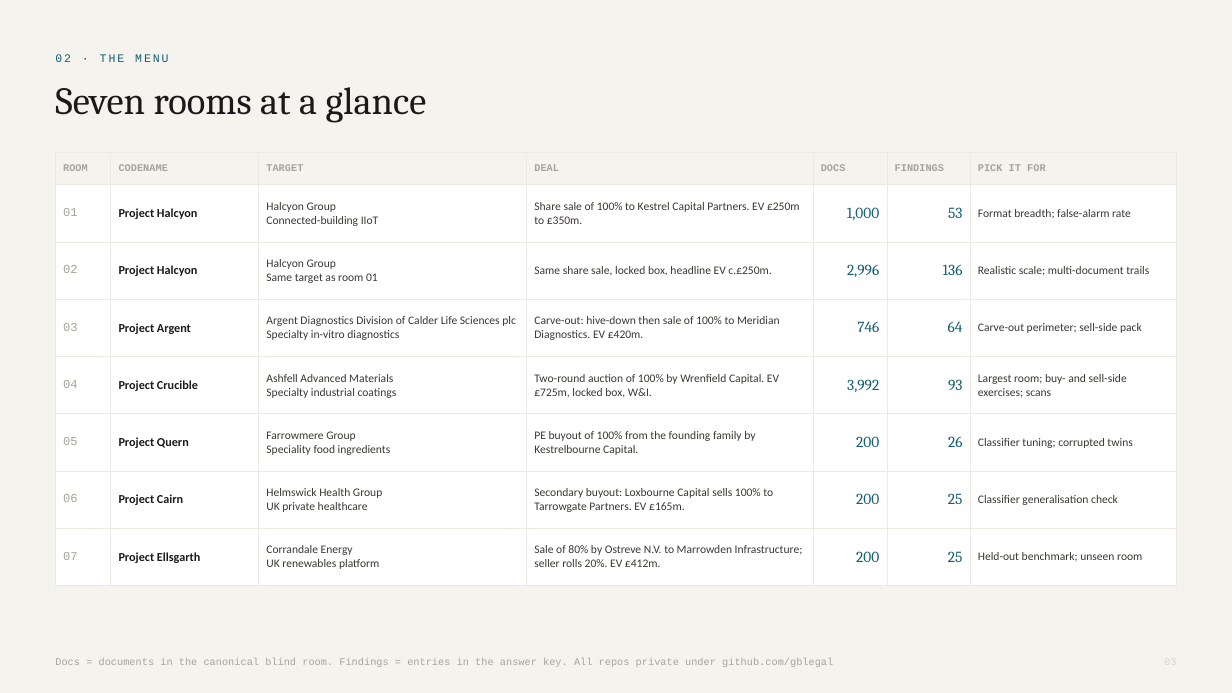
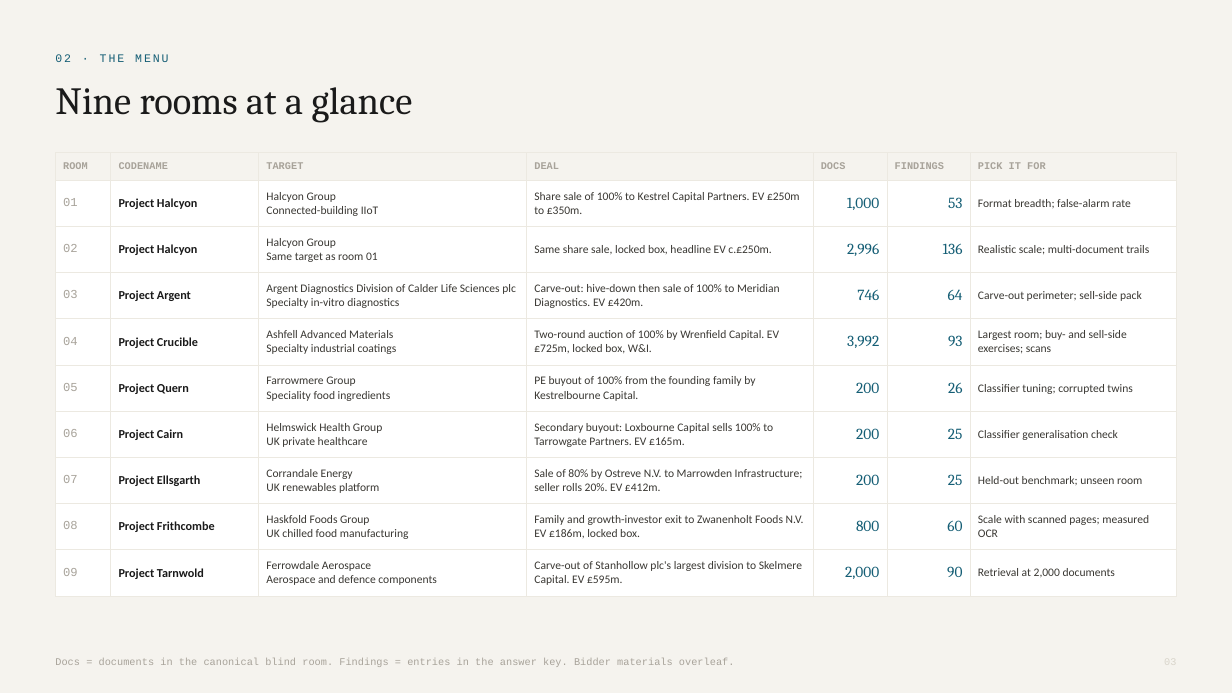
Before and after one commit to gblegal/gb_synth_vdr, a slide deck: slide 3 of docs/Synthetic-VDR-Index.pptx. Drawn at 1232x693 pixels with LibreOffice and Linux fonts; fonts in the diff are those of the drawing. Boxes give left, top, right and bottom in pixels: in the first picture for what was removed or moved away, otherwise in the second. Text is boxed around its words. In the diff, an @@ line names an element or a change of style, - is before the commit and + after.

```diff
--- a/docs/Synthetic-VDR-Index.pptx
+++ b/docs/Synthetic-VDR-Index.pptx
@@ text at <box>55,87,413,123</box>: text changed @@
-Seven rooms at a glance
+Nine rooms at a glance
@@ table at <box>55,152,1177,589</box> @@
+row 9: 08 | Project Frithcombe | Haskfold Foods Group / UK chilled food manufacturing | Family and growth-investor exit to Zwanenholt Foods N.V. EV £186m, locked box. | 800 | 60 | Scale with scanned pages; measured OCR
+row 10: 09 | Project Tarnwold | Ferrowdale Aerospace / Aerospace and defence components | Carve-out of Stanhollow plc's largest division to Skelmere Capital. EV £595m. | 2,000 | 90 | Retrieval at 2,000 documents
@@ text at <box>55,658,735,667</box>: text changed @@
-Docs = documents in the canonical blind room. Findings = entries in the answer key. All repos private under github.com/gblegal
+Docs = documents in the canonical blind room. Findings = entries in the answer key. Bidder materials overleaf.
```
Also in this commit, not shown: 10 other slides changed, 3 slides added.
